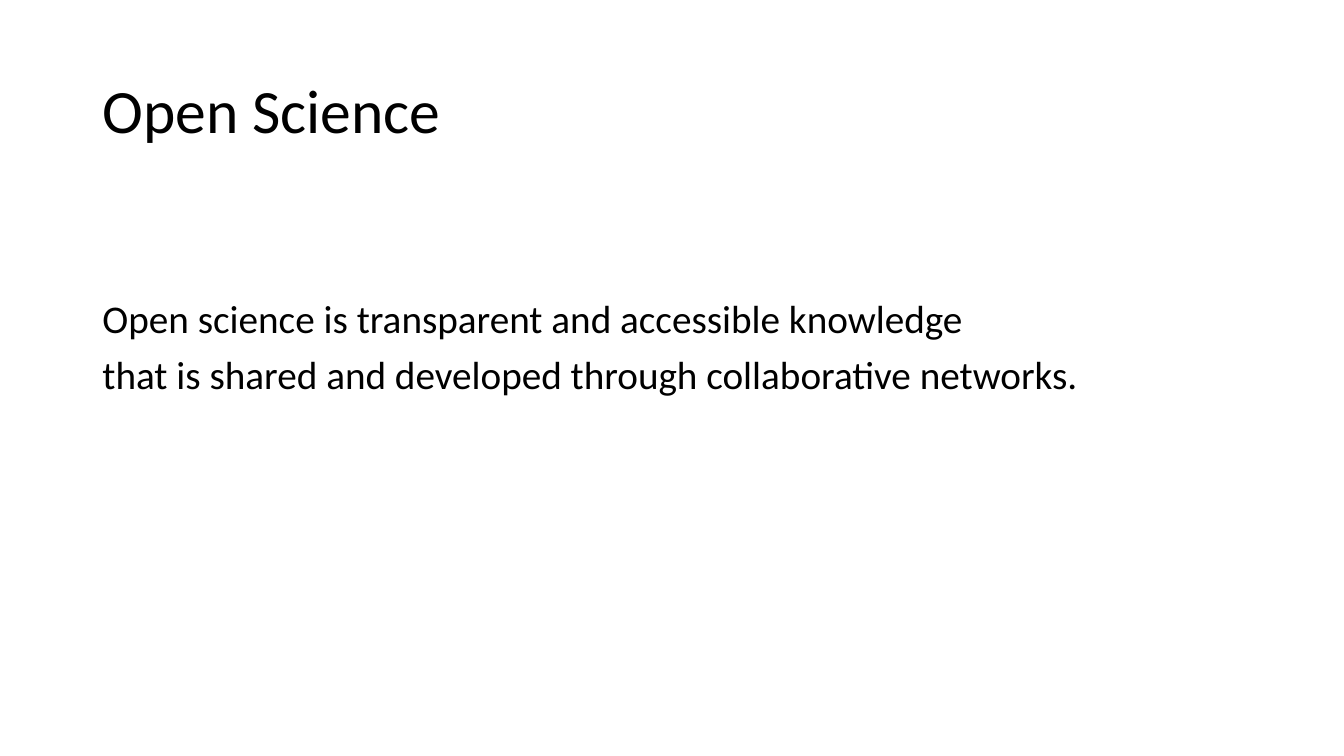
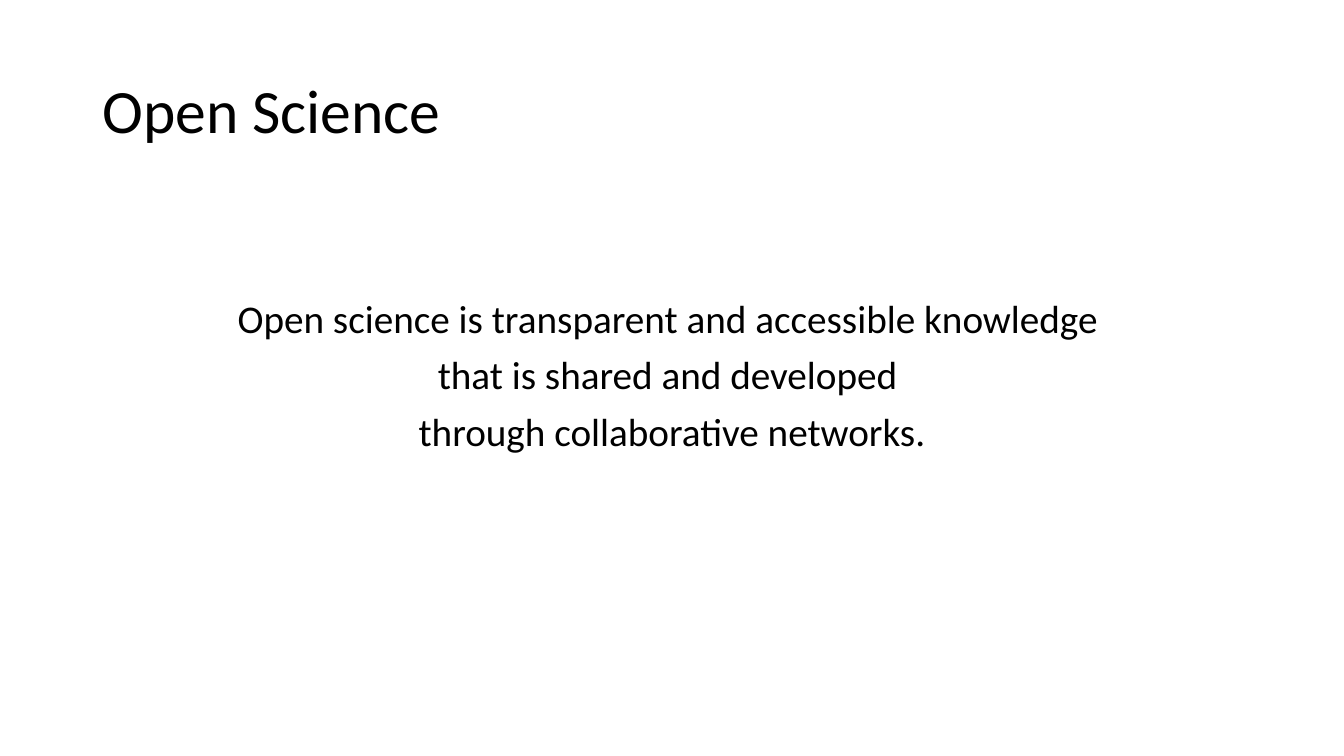
Before and after one commit to tobyhodges/solid-waddle, a slide deck: slide 2 of instructors/OS_Episode_v1.0.pptx (slide 4 before the commit). Drawn at 1344x756 pixels with LibreOffice and Linux fonts; fonts in the diff are those of the drawing. Boxes give left, top, right and bottom in pixels: in the first picture for what was removed or moved away, otherwise in the second. Text is boxed around its words. In the diff, an @@ line names an element or a change of style, - is before the commit and + after.

Commit message:
Science evolution slide added

```diff
--- a/instructors/OS_Episode_v1.0.pptx
+++ b/instructors/OS_Episode_v1.0.pptx
@@ text at [238, 305, 1097, 340]: alignment left to centre @@
@@ text at [419, 361, 925, 453]: text changed @@
-that is shared and developed through collaborative networks.
+that is shared and developed
+through collaborative networks.
```
Also in this commit, not shown: 1 other slide changed, 1 slide added.
